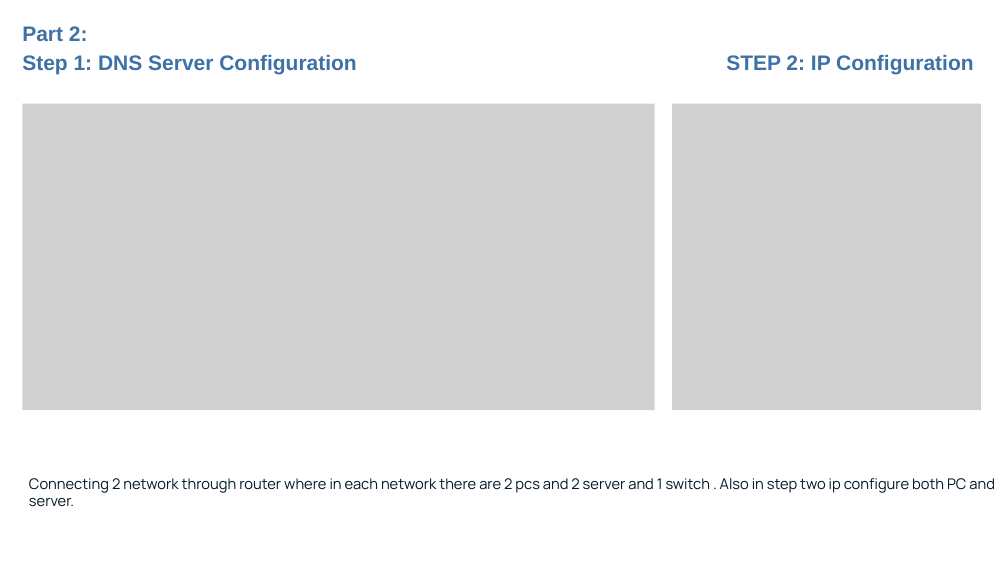
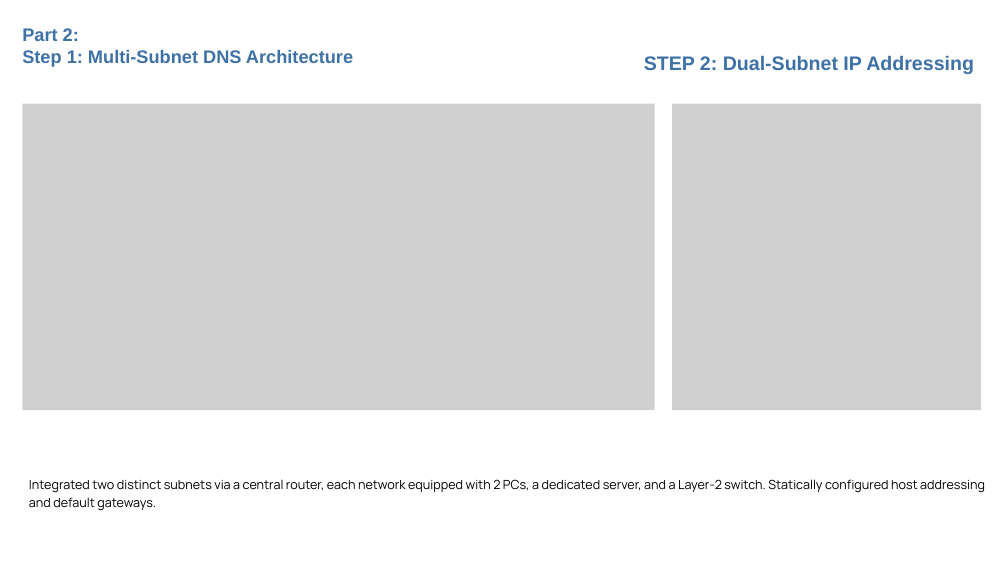
Before and after one commit to MDTHA-X/CN_presentation, a slide deck: slide 9 of CN.pptx. Drawn at 1008x567 pixels with LibreOffice and Linux fonts; fonts in the diff are those of the drawing; grey boxes stand for pictures; background and template pictures are left out. Boxes give left, top, right and bottom in pixels: in the first picture for what was removed or moved away, otherwise in the second. Text is boxed around its words. In the diff, an @@ line names an element or a change of style, - is before the commit and + after.

Commit message:
Update presentation writing style, presenter details to Md. Tanjim Hossen Ahad (Roll 340), and elevate technical descriptions

```diff
--- a/CN.pptx
+++ b/CN.pptx
@@ text at (22, 28, 79, 41): size 30 to 26 pt in "Part 2:" @@
@@ text at (22, 50, 353, 67): text changed; size 30 to 26 pt @@
-Step 1: DNS Server Configuration
+Step 1: Multi-Subnet DNS Architecture
@@ text at (644, 55, 974, 74): text changed; size 30 to 28 pt @@
-STEP 2: IP Configuration
+STEP 2: Dual-Subnet IP Addressing
@@ text at (29, 479, 985, 511): text changed; size 21 to 18 pt; text colour gradient #001924 to #050417 to #000000 @@
-Connecting 2 network through router where in each network there are 2 pcs and 2 server and 1 switch . Also in step two ip configure both PC and server.
+Integrated two distinct subnets via a central router, each network equipped with 2 PCs, a dedicated server, and a Layer-2 switch. Statically configured host addressing and default gateways.
```
Also in this commit, not shown: 31 other slides changed, 1 other file.
